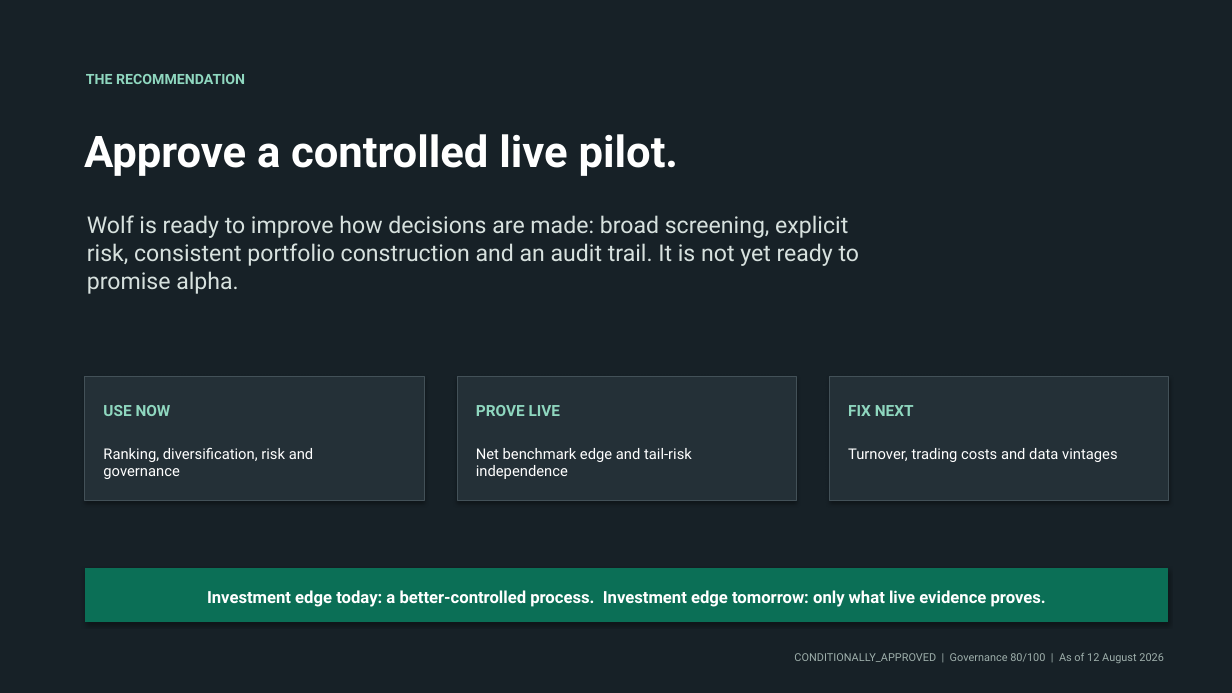
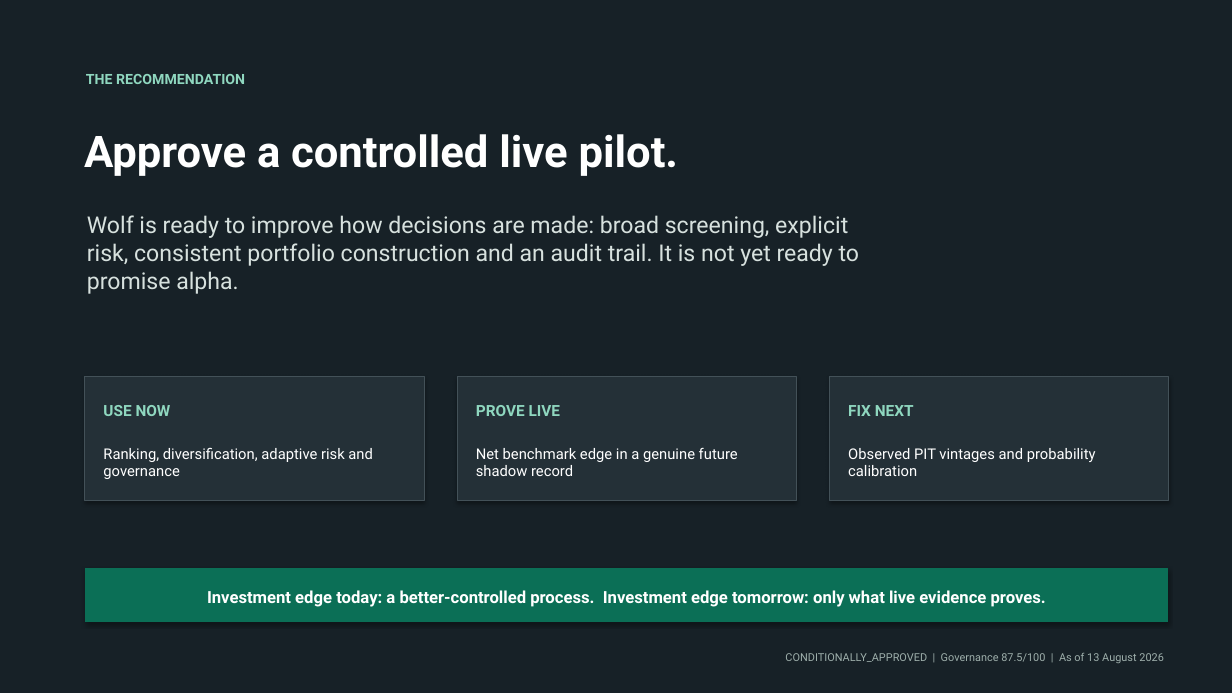
Before and after one commit to rohen97/Quantitative-Optimisation-Risk-Engine, a slide deck: slide 18 of reports/presentations/wolf_investment_principal/wolf_quant_model_ic_briefing.pptx. Drawn at 1232x693 pixels with LibreOffice and Linux fonts; fonts in the diff are those of the drawing. Boxes give left, top, right and bottom in pixels: in the first picture for what was removed or moved away, otherwise in the second. Text is boxed around its words. In the diff, an @@ line names an element or a change of style, - is before the commit and + after.

```diff
--- a/reports/presentations/wolf_investment_principal/wolf_quant_model_ic_briefing.pptx
+++ b/reports/presentations/wolf_investment_principal/wolf_quant_model_ic_briefing.pptx
@@ text at (103, 448, 373, 479): text changed @@
-Ranking, diversification, risk and governance
+Ranking, diversification, adaptive risk and governance
@@ text at (476, 448, 738, 476): text changed @@
-Net benchmark edge and tail-risk independence
+Net benchmark edge in a genuine future shadow record
@@ text at (848, 448, 1096, 476): text changed @@
-Turnover, trading costs and data vintages
+Observed PIT vintages and probability calibration
@@ text at (785, 653, 1164, 663): text changed @@
-CONDITIONALLY_APPROVED | Governance 80/100 | As of 12 August 2026
+CONDITIONALLY_APPROVED | Governance 87.5/100 | As of 13 August 2026
```
Also in this commit, not shown: 7 other slides changed, 1 slide added, 1 slide removed, 11 other files.
